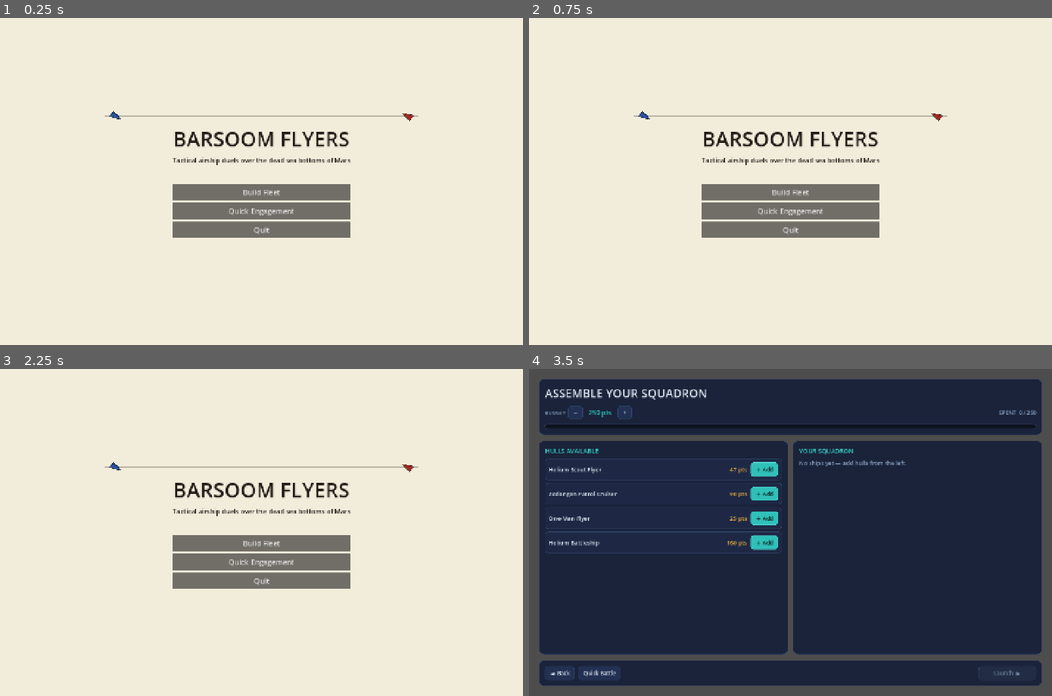
Above: before the commit, frames 1-4 (two rows, left to right).
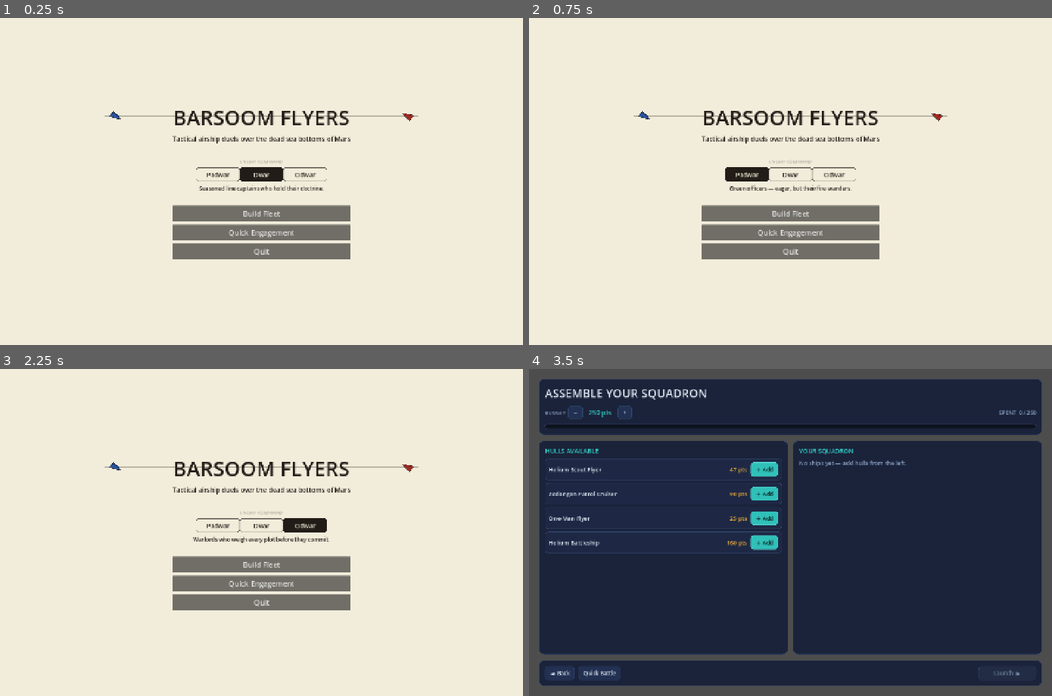
Above: after the commit, the same moments.

Repository: pklinker/martian-flyers
Game: Godot game, scene res://ui/main_menu.tscn
Two runs of this game, one before a commit and one after it. Both use one fixed random seed, a clock stepped at 60 frames per second and the inputs below.
Inputs (mouse positions are in pixels of both pictures, inside the frame that each line leads up to):
- Up to frame 1 (0.25 s): no input
- Up to frame 2 (0.75 s): click (748, 174) at 0.5 s, where only the run after the commit has a clickable "Padwar"
- Up to frame 3 (2.25 s): click (261, 525) at 1.25 s, where only the run after the commit has a clickable "Dwar"; click (303, 525) at 2 s, where only the run after the commit has a clickable "Odwar"
- Up to frame 4 (3.5 s): click "Build Fleet" at 2.75 s

The runs differ from the first frame. In frame 1, 7.5% of the frame differs, in the area x 33-67%, y 28-74%; in frame 2, 7.5%; in frame 3, 7.5%; in frame 4, nothing differs.

Commit message:
difficulty settings.

Diff:
--- a/src/ai/ship_ai.gd
+++ b/src/ai/ship_ai.gd
@@ -71,6 +71,53 @@
 	ai.rollouts = maxi(p_rollouts, 0)
 	ai.lookahead_turns = maxi(p_turns, 1)
 	return ai
+
+
+# ---------------------------------------------------------------------------
+# Difficulty: the two wired levers (evaluator noise + lookahead depth) bundled
+# into the three ranks the menu offers. PADWAR sandbags with sloppy positioning;
+# DWAR is the clean 1-ply captain; ODWAR runs the seeded-engine rollouts. Held
+# here (not in the UI) so the knob mapping lives with the brain it configures.
+# ---------------------------------------------------------------------------
+
+enum Difficulty { PADWAR, DWAR, ODWAR }
+
+## Easy mode's positional sloppiness — the spread on the move-scoring noise. Big
+## enough to visibly drift the kiter out of its band and mis-present facings.
+const PADWAR_NOISE := 2.5
+## Hard mode's rollout budget: plays each candidate plot forward this many times
+## on the seeded engine and averages the outcome. Kept shallow (one turn) so the
+## enemy never stalls the player's turn.
+const ODWAR_ROLLOUTS := 3
+
+## Build the enemy brain for a chosen difficulty rank. Unknown levels fall back
+## to DWAR, the balanced default.
+static func for_difficulty(def: ShipDef, level: int) -> ShipAI:
+	match level:
+		Difficulty.PADWAR:
+			var ai := for_ship(def)
+			ai.noise = PADWAR_NOISE
+			return ai
+		Difficulty.ODWAR:
+			return for_ship_with_lookahead(def, ODWAR_ROLLOUTS, 1)
+		_:
+			return for_ship(def)
+
+
+## Short rank name for the difficulty selector.
+static func difficulty_name(level: int) -> String:
+	match level:
+		Difficulty.PADWAR: return "Padwar"
+		Difficulty.ODWAR:  return "Odwar"
+		_:                 return "Dwar"
+
+
+## One-line flavour blurb shown under the selector.
+static func difficulty_blurb(level: int) -> String:
+	match level:
+		Difficulty.PADWAR: return "Green officers — eager, but their fire wanders."
+		Difficulty.ODWAR:  return "Warlords who weigh every plot before they commit."
+		_:                 return "Seasoned line captains who hold their doctrine."
 
 
 ## Per-class doctrine. Kiters want the outer edge of their gun reach and fear
--- a/tests/test_rules.gd
+++ b/tests/test_rules.gd
@@ -92,6 +92,7 @@
 	_test_lookahead_value_function()
 	_test_lookahead_plot_choice()
 	_test_lookahead_battle()
+	_test_difficulty_presets()
 
 	_suite("Save / load")
 	_test_save_roundtrip()
@@ -981,6 +982,29 @@
 			decided += 1
 	_check(clean_all, "lookahead battles keep every box count >= 0")
 	_check(decided >= 2, "at least 2 of 3 lookahead battles reach a decisive result (got %d)" % decided)
+
+
+## The menu's difficulty ranks map onto the two wired levers: Padwar sandbags
+## with move-noise, Dwar is the clean 1-ply default, Odwar runs the rollouts.
+func _test_difficulty_presets() -> void:
+	var def := ShipLibrary.ship(&"zodanga_cruiser")
+
+	var padwar := ShipAI.for_difficulty(def, ShipAI.Difficulty.PADWAR)
+	_check(padwar.noise > 0.0, "Padwar plays with positional noise (easy)")
+	_check_eq(padwar.rollouts, 0, "Padwar runs no lookahead")
+
+	var dwar := ShipAI.for_difficulty(def, ShipAI.Difficulty.DWAR)
+	_check_eq(dwar.noise, 0.0, "Dwar plays the clean 1-ply doctrine")
+	_check_eq(dwar.rollouts, 0, "Dwar runs no lookahead")
+
+	var odwar := ShipAI.for_difficulty(def, ShipAI.Difficulty.ODWAR)
+	_check(odwar.rollouts > 0, "Odwar runs the seeded-engine rollouts (hard)")
+	_check_eq(odwar.noise, 0.0, "Odwar plays its doctrine straight, no sandbagging")
+
+	# An unknown level falls back to the balanced default rather than crashing.
+	var fallback := ShipAI.for_difficulty(def, 999)
+	_check_eq(fallback.rollouts, 0, "unknown difficulty falls back to the 1-ply default")
+	_check(ShipAI.difficulty_name(ShipAI.Difficulty.ODWAR) != "", "every rank has a display name")
 
 
 func _test_fleet_setup() -> void:
--- a/ui/battle_config.gd
+++ b/ui/battle_config.gd
@@ -8,6 +8,12 @@
 static var ai_roster: Array[StringName] = []
 static var budget: int = 0
 static var pending: bool = false
+
+## Chosen enemy difficulty rank (a ShipAI.Difficulty value), set on the main
+## menu and honoured by every battle the map boots — Quick Engagement, a built
+## fleet, or a resumed save. Deliberately NOT touched by clear()/set_battle() so
+## one menu choice carries across all paths. Defaults to the balanced DWAR.
+static var difficulty: int = ShipAI.Difficulty.DWAR
 
 ## Suspend/resume: leaving a battle for the menu auto-saves it here; the menu's
 ## "Resume Battle" button sets `resume` and the map reloads it on boot.
--- a/ui/main_menu.gd
+++ b/ui/main_menu.gd
@@ -11,6 +11,12 @@
 
 const GAME_SCENE := "res://ui/map_demo.tscn"
 const FLEET_SCENE := "res://ui/fleet_builder_screen.tscn"
+
+## The three difficulty ranks, in order, paired to their selector buttons so a
+## click can restyle every chip and refresh the blurb.
+const DIFFS := [ShipAI.Difficulty.PADWAR, ShipAI.Difficulty.DWAR, ShipAI.Difficulty.ODWAR]
+var _diff_buttons: Array[Button] = []
+var _diff_blurb: Label
 
 
 func _ready() -> void:
@@ -44,8 +50,14 @@
 	col.add_child(subtitle)
 
 	var gap := Control.new()
-	gap.custom_minimum_size = Vector2(0, 36)
+	gap.custom_minimum_size = Vector2(0, 24)
 	col.add_child(gap)
+
+	_build_difficulty(col)
+
+	var gap2 := Control.new()
+	gap2.custom_minimum_size = Vector2(0, 20)
+	col.add_child(gap2)
 
 	# Offered only when a battle was suspended via the in-game Menu button.
 	if BattleConfig.has_resume():
@@ -53,6 +65,74 @@
 	_add_menu_button(col, "Build Fleet", _on_build_fleet)
 	_add_menu_button(col, "Quick Engagement", _on_start)
 	_add_menu_button(col, "Quit", _on_quit)
+
+
+## The difficulty picker: a caption, a row of three parchment "rank" chips
+## (Padwar / Dwar / Odwar), and a one-line blurb describing the live choice.
+## Applies to every battle launched from here — it lives in BattleConfig.
+func _build_difficulty(col: VBoxContainer) -> void:
+	var caption := Label.new()
+	caption.text = "ENEMY COMMAND"
+	caption.horizontal_alignment = HORIZONTAL_ALIGNMENT_CENTER
+	caption.add_theme_font_size_override("font_size", 13)
+	caption.add_theme_color_override("font_color", FAINT)
+	col.add_child(caption)
+
+	var row := HBoxContainer.new()
+	row.alignment = BoxContainer.ALIGNMENT_CENTER
+	row.add_theme_constant_override("separation", 0)
+	col.add_child(row)
+
+	_diff_buttons = []
+	for i in DIFFS.size():
+		var level: int = DIFFS[i]
+		var b := Button.new()
+		b.text = ShipAI.difficulty_name(level)
+		b.custom_minimum_size = Vector2(120, 38)
+		b.focus_mode = Control.FOCUS_NONE
+		b.mouse_default_cursor_shape = Control.CURSOR_POINTING_HAND
+		b.add_theme_font_size_override("font_size", 17)
+		b.pressed.connect(_on_pick_difficulty.bind(level))
+		row.add_child(b)
+		_diff_buttons.append(b)
+
+	_diff_blurb = Label.new()
+	_diff_blurb.horizontal_alignment = HORIZONTAL_ALIGNMENT_CENTER
+	_diff_blurb.custom_minimum_size = Vector2(0, 22)
+	_diff_blurb.add_theme_font_size_override("font_size", 15)
+	_diff_blurb.add_theme_color_override("font_color", INK)
+	col.add_child(_diff_blurb)
+
+	_refresh_difficulty()
+
+
+func _on_pick_difficulty(level: int) -> void:
+	BattleConfig.difficulty = level
+	_refresh_difficulty()
+
+
+## Restyle every chip to mark the live choice (INK fill + paper text when
+## selected, faint outline otherwise) and update the blurb.
+func _refresh_difficulty() -> void:
+	for i in DIFFS.size():
+		_style_chip(_diff_buttons[i], DIFFS[i] == BattleConfig.difficulty)
+	_diff_blurb.text = ShipAI.difficulty_blurb(BattleConfig.difficulty)
+
+
+func _style_chip(b: Button, selected: bool) -> void:
+	var fill := INK if selected else PAPER
+	var fg := PAPER if selected else INK
+	for state in ["normal", "hover", "pressed", "focus"]:
+		var sb := StyleBoxFlat.new()
+		sb.bg_color = fill if state != "hover" or selected else PAPER.darkened(0.06)
+		sb.set_corner_radius_all(6)
+		sb.set_border_width_all(1)
+		sb.border_color = INK if selected else FAINT
+		sb.set_content_margin_all(6)
+		b.add_theme_stylebox_override(state, sb)
+	b.add_theme_color_override("font_color", fg)
+	b.add_theme_color_override("font_hover_color", fg)
+	b.add_theme_color_override("font_pressed_color", fg)
 
 
 func _add_menu_button(parent: Control, label: String, handler: Callable) -> void:
--- a/ui/map_demo.gd
+++ b/ui/map_demo.gd
@@ -366,7 +366,7 @@
 	ais = {}
 	for s in engine.ships:
 		if s.side == AI_SIDE:
-			ais[s] = ShipAI.for_ship(s.def)
+			ais[s] = ShipAI.for_difficulty(s.def, BattleConfig.difficulty)
 	engine.shot_resolved.connect(_on_shot)
 	engine.damage_control_repaired.connect(_on_repair)
 	engine.fire_changed.connect(_on_fire)
Not shown, changed: IMPLEMENTATION_PLAN.md
